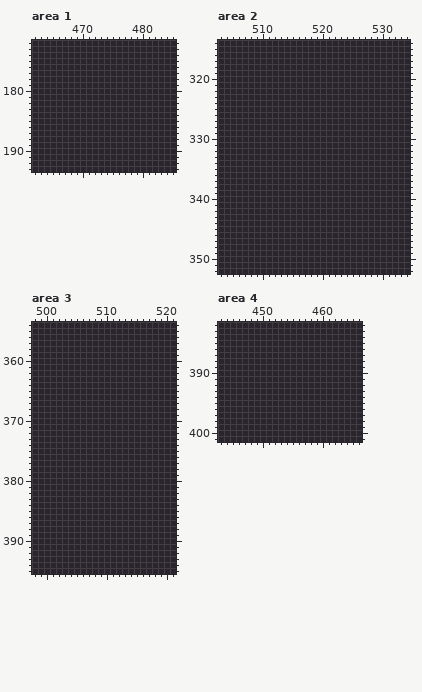
Two versions of one pixel-art file, experimental/art/man_test_sheet.aseprite. Above: the version before the commit.
633x447 pixels, 1 frame. Colours within 5 levels of each other are drawn and written as one. Shown: area 1: x 462..485, y 172..193; area 2: x 503..534, y 314..352; area 3: x 498..521, y 354..395; area 4: x 443..466, y 382..401. The commit also changed other parts of the picture, which this record leaves out.
After the commit:
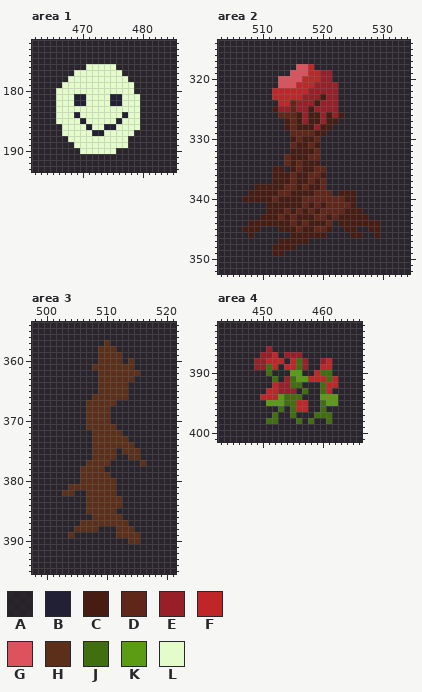
Palette (. is transparent): A #000000c8  B #222034  C #461c13  D #60261a  E #981e28  F #c02628  G #dd525d  H #5b2f19  J #416e0e  K #5c9c14  L #e4fcca
What changed:
Changed rows in their new state; - is an unchanged pixel.
Area 1, layer "center":
first column x 466:
176 -----LLLLL----
177 ---LLLLLLLL---
178 --LLLLLLLLLL--
179 -LLLLLLLLLLLL-
180 LLLLLLLLLLLLL-
181 LLLBBLLLLBBLLL
182 LLLBBLLLLBBLLL
183 LLLLLLLLLLLLLL
184 LLLBLLLLLLLBLL
185 LLLLBLLLLLBLLL
186 -LLLLBLLBBLLLL
187 -LLLLLBBLLLLL-
188 --LLLLLLLLLL--
189 ---LLLLLLLLL--
190 ----LLLLLL----
Area 2, layer "center":
first column x 507:
318 ---------GGF-----------
319 --------GGGFFEE--------
320 ------GGGGFFFEE--------
321 ------GGGFFFEEEE-------
322 -----FFFFFFEEEEE-------
323 -----FFFFFEEECEE-------
324 ------FFDEEECEEE-------
325 -----CEEDEECEEEE-------
326 ------DDDCECCECEC------
327 -------CDCECCECC-------
328 -------CDCCCECC--------
329 --------DDDDCC---------
330 --------CDCCD----------
331 --------DCCDC----------
332 --------CCCCD----------
333 -------DCCCDD----------
334 -------DCDCCC----------
335 -----CC-CDCCDD---------
336 -----CCCDCCDDC---------
337 -----CCCDCCDCD---------
338 --CCCCCDDCDCCD---------
339 -CCCCCDDCCCCDDD-CCC----
340 CCCCCDCCCCDDDDDDDCC----
341 ----CCCCCCDCDCDDDDC----
342 ----CCCDCDCDCDDDDCCC---
343 ---CCCDCDCCCDDCDCCCCC--
344 -CCCCCCCDCDCCCD-CCCCCCC
345 CCC---CCCDCCDDC--CC--CC
346 -C------CCCCCC----CC--C
347 ------CCCCC------------
348 -----CCCC--------------
349 -----CC----------------
Area 3, layer "center":
first column x 503:
357 -------H------
358 ------HHH-----
359 ------HHHH----
360 ------HHHH-H--
361 -----HHHHHHH--
362 ------HHHHHHH-
363 ------HHHHHH--
364 ------HHHHH---
365 ------HHHHH---
366 -----HHHHHH---
367 ----HHHHH-----
368 ----HHHH------
369 ----HHHH------
370 ----HHHH------
371 ----HHHHH-----
372 -----HHHHH----
373 -----HHHHHH---
374 -----HHHHHHH--
375 -----HHHH-HHH-
376 -----HHHH--HH-
377 ----HHHH-----H
378 ---HHHH-------
379 ---HHHHH------
380 ---HHHHHH-----
381 -HHHHHHHH-----
382 HH--HHHHH-----
383 ----HHHHHH----
384 ----HHHHHH----
385 ----HHHHH-----
386 -----HHHHH----
387 ---HHHHHHHH---
388 --HHHH---HHH--
389 -H-------HHHH-
390 -----------HH-
Area 4, layer "center":
first column x 449:
386 --E-----------
387 -EEF-EEE------
388 EEFFF-FJE--EF-
389 EEJF-FFJE--FF-
390 --J---KK--FJJ-
391 ---J-EJKKFFFJF
392 ---FEEJJ---JFF
393 --FFEEE-J--JF-
394 -FFFKJJJ---KKK
395 --KKKJJFF--JKK
396 ----J-JFF--J--
397 ---J--J---JJJ-
398 --JJ---J-J--J-
Changed places in both pictures, as pixel boxes (x1, y1, x2, y2):
changed: (56, 64, 140, 154)
changed: (242, 64, 380, 256)
changed: (62, 340, 146, 544)
changed: (254, 346, 338, 424)
